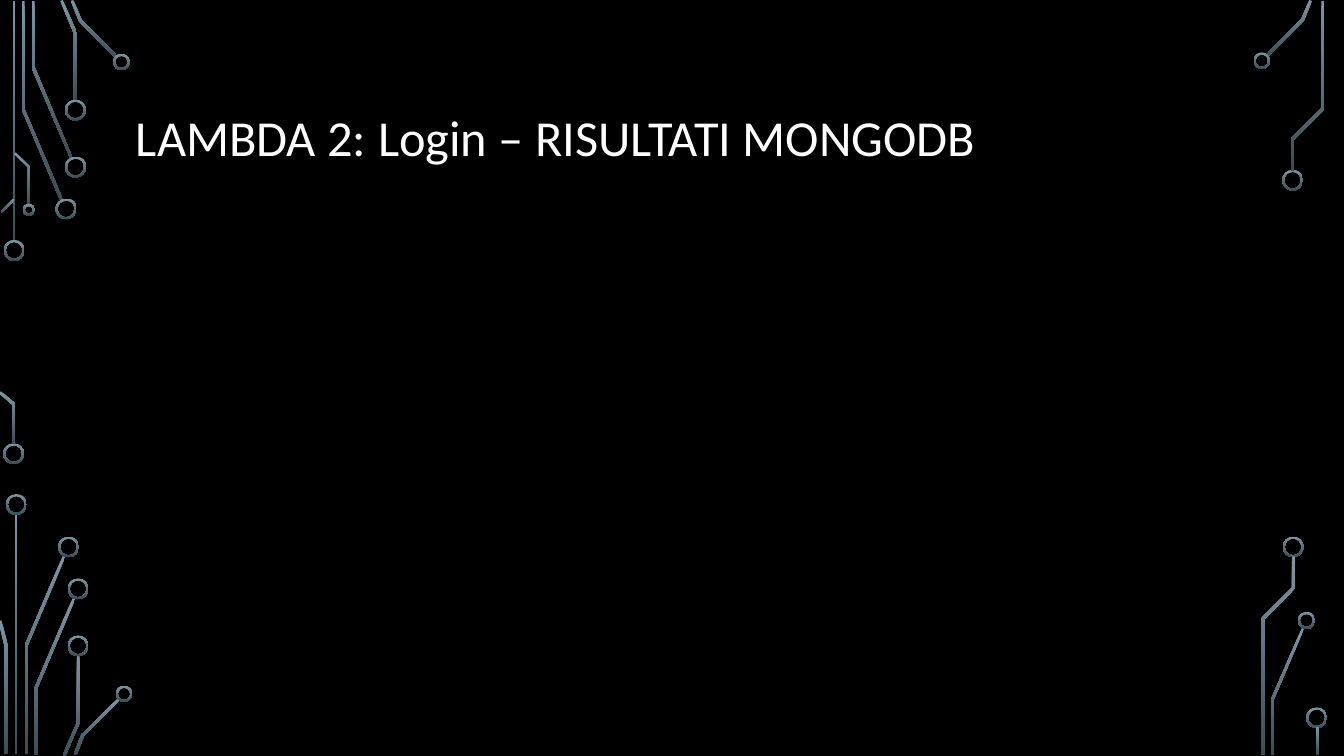
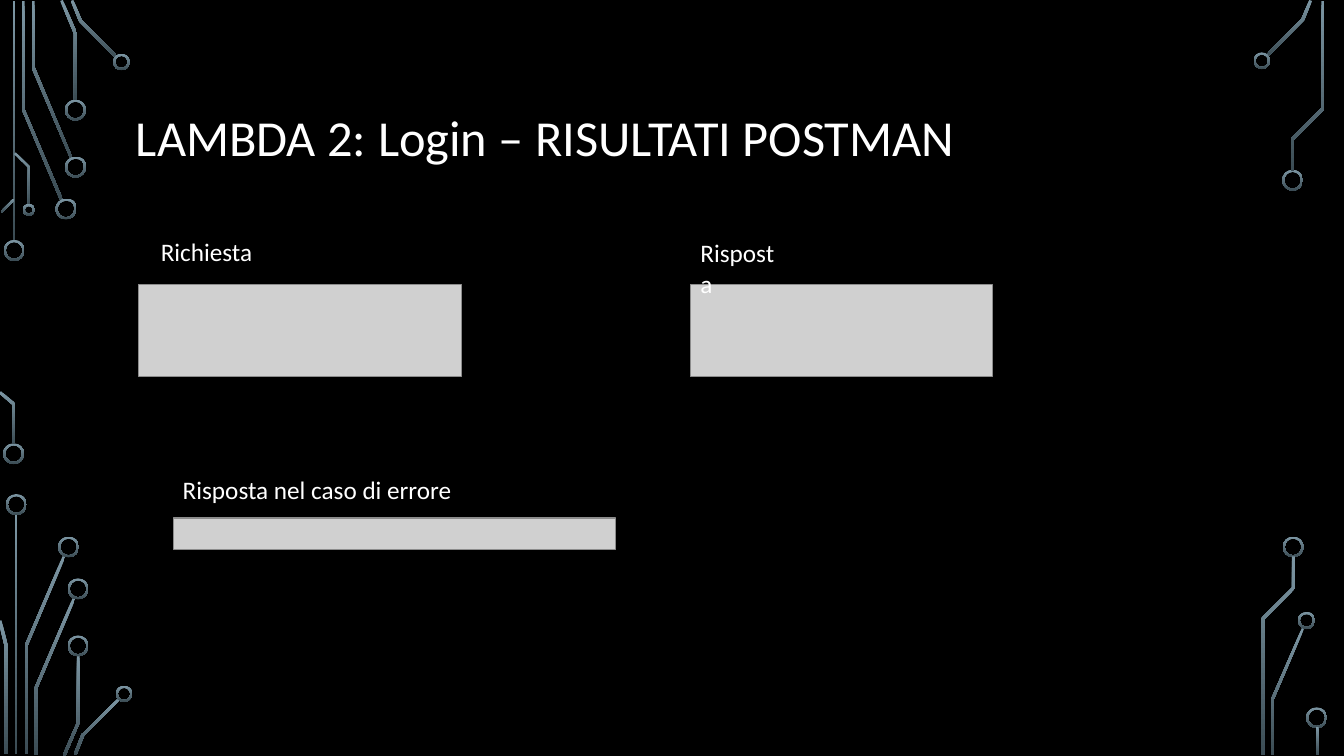
Before and after one commit to carraraFederico/TEDxLearn_ProgettoCloudMobile_2024, a slide deck: slide 6 of Presentazioni/TEDxLearn_part3.pptx (slide 7 before the commit). Drawn at 1344x756 pixels with LibreOffice and Linux fonts; fonts in the diff are those of the drawing; grey boxes stand for pictures; background and template pictures are left out. Boxes give left, top, right and bottom in pixels: in the first picture for what was removed or moved away, otherwise in the second. Text is boxed around its words. In the diff, an @@ line names an element or a change of style, - is before the commit and + after.

```diff
--- a/Presentazioni/TEDxLearn_part3.pptx
+++ b/Presentazioni/TEDxLearn_part3.pptx
@@ title at box(136, 121, 954, 165): text changed @@
-LAMBDA 2: Login – RISULTATI MONGODB
+LAMBDA 2: Login – RISULTATI POSTMAN
@@ text added at box(691, 233, 793, 273), 18 pt, text #FFFFFF @@
+Risposta
@@ text added at box(161, 243, 252, 262), 18 pt, text #FFFFFF @@
+Richiesta
@@ picture added at box(139, 284, 462, 377) @@
@@ picture added at box(691, 284, 992, 377) @@
@@ text added at box(183, 481, 451, 503), 18 pt, text #FFFFFF @@
+Risposta nel caso di errore
@@ picture added at box(173, 518, 616, 549) @@
```
Also in this commit, not shown: 6 other slides changed, 1 slide added, 1 slide removed.
